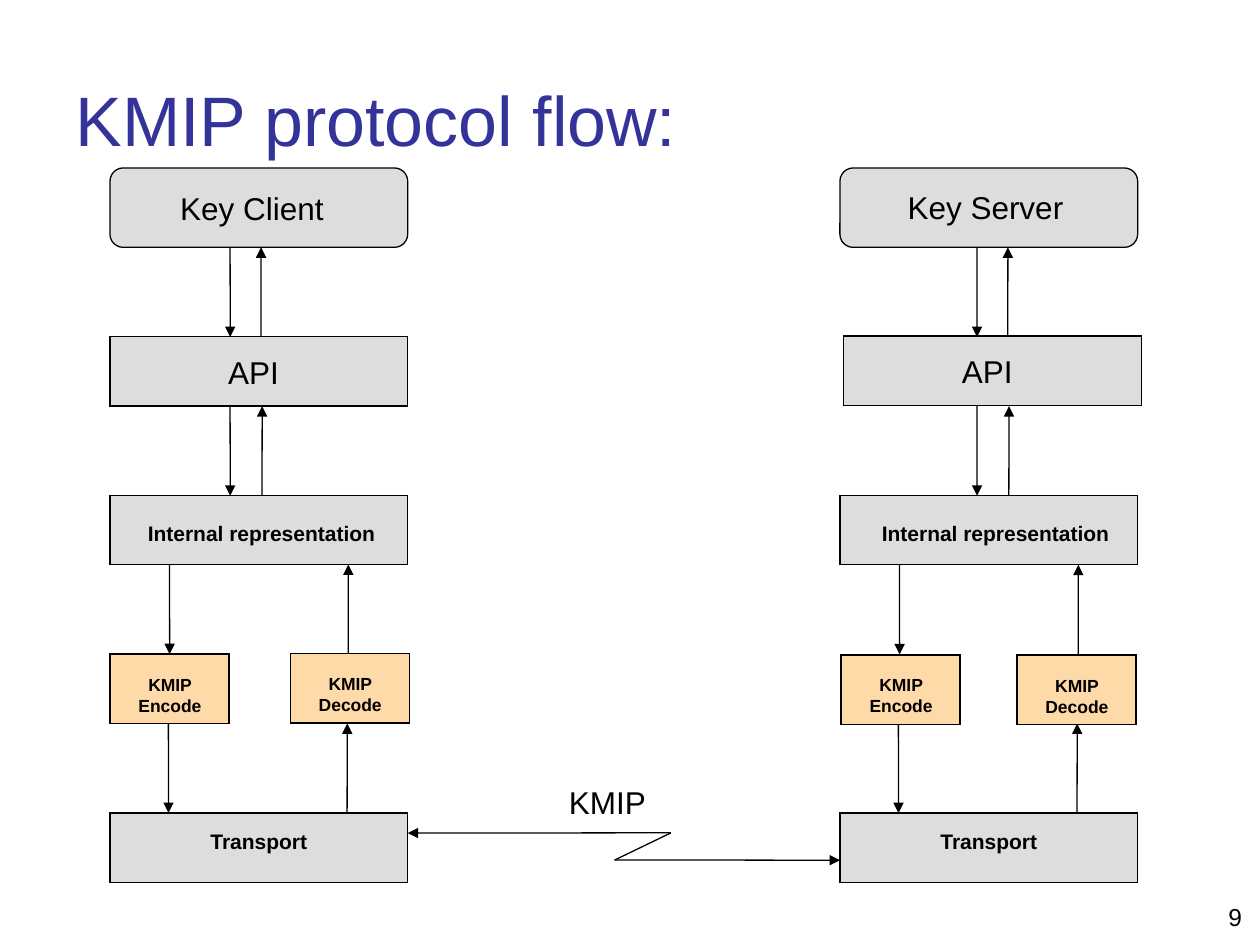
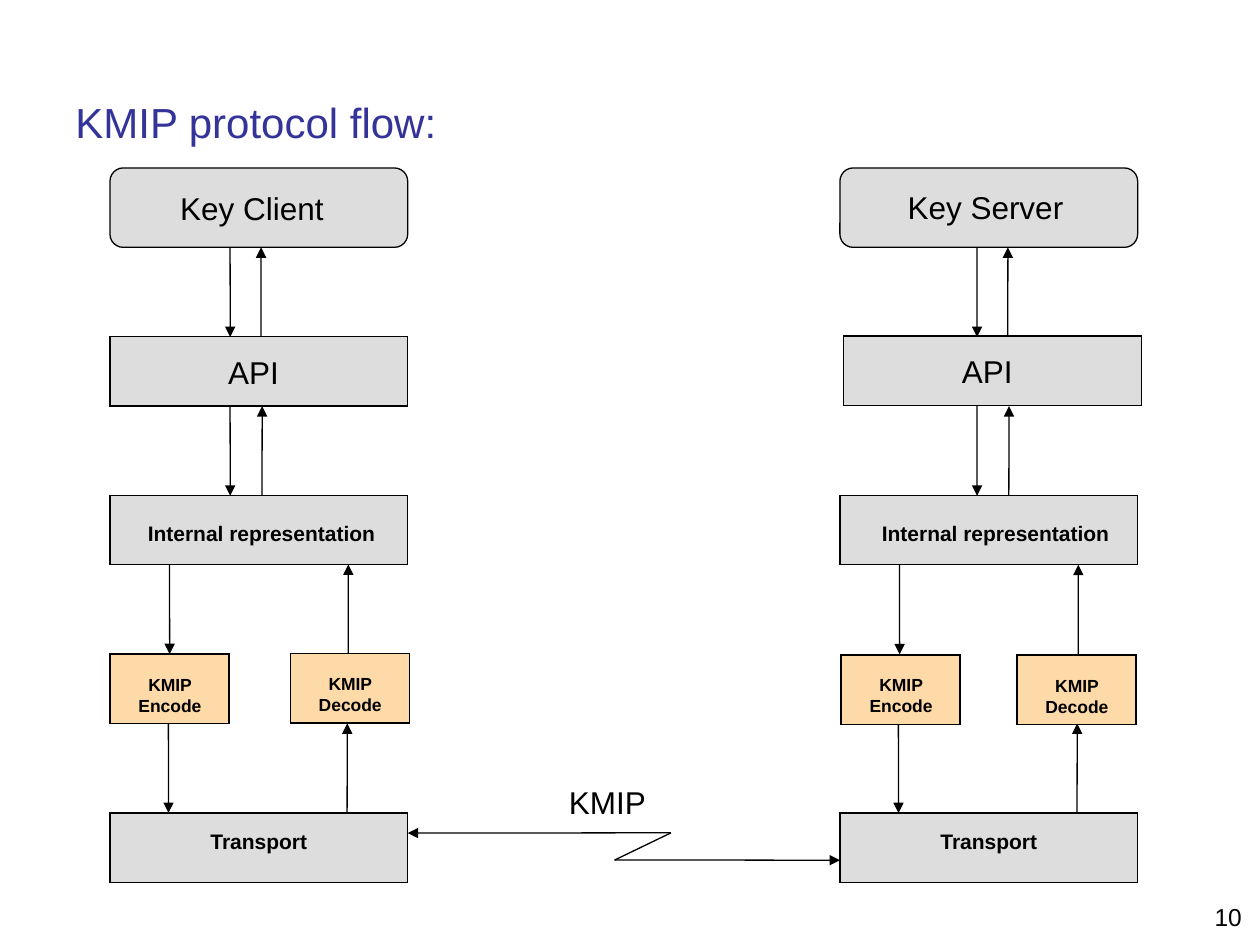
Before and after one commit to sedukull/pykmip-ws, a slide deck: slide 10 of docs/KMIP_Presentation.ppt (slide 9 before the commit). Drawn at 1260x945 pixels with LibreOffice and Linux fonts; fonts in the diff are those of the drawing; background and template pictures are left out. Boxes give left, top, right and bottom in pixels: in the first picture for what was removed or moved away, otherwise in the second. Text is boxed around its words. In the diff, an @@ line names an element or a change of style, - is before the commit and + after.

```diff
--- a/docs/KMIP_Presentation.ppt
+++ b/docs/KMIP_Presentation.ppt
@@ text "KMIP protocol flow:" at [75,107,436,146]: size 40 to 24 pt @@
@@ page number at [1215,909,1242,927]: text changed @@
-9
+10
```
Also in this commit, not shown: 12 other slides changed, 4 slides added, 1 slide removed, 8 other files.
